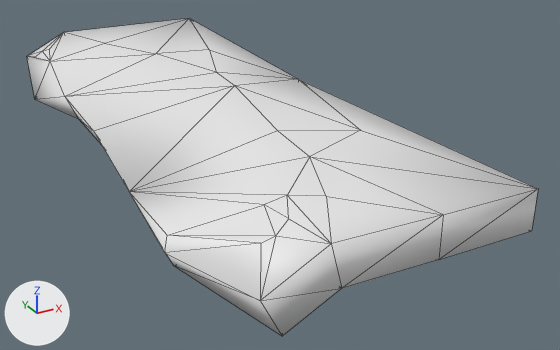
Renders of the FBX model RobocalypseC/Assets/models/Environment/level1/models/bossLandIntro/bossLandIntro.fbx from each side of a commit.
Rendered twice from a camera (50 mm lens) standing at (519.2, -379.2, 31.7) and looking at (600.6, -231.1, -42.3). Lighting does not change. The marker at lower left points along +X, +Y and +Z. Mesh edges are drawn as thin lines.

The scene before the commit, as lines of its bpy script (objects in view):
```python
me_plane_005 = bpy.data.meshes.new('Plane.005')
me_plane_005.from_pydata(...)  # 62 vertices, 120 faces; spans x 555.0..617.0, y -294.0..-138.0, z -38.0..-21.0
me_plane_005.materials.append(mat_station)  # its picture is missing
ob_plane_005 = bpy.data.objects.new('Plane.005', me_plane_005)
ob_plane_005.location = (0.0, 0.0, 0.0)
```
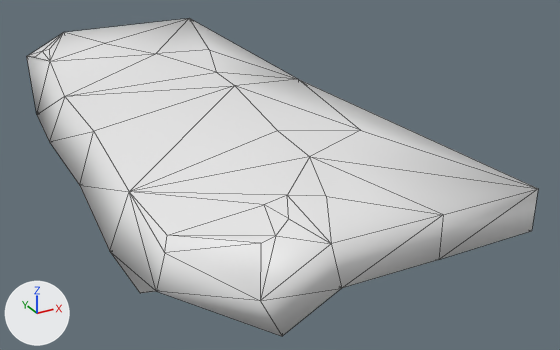
The change, as JSON lines over the scene's bpy script:
```json
{"block": "me_plane_005", "where": "me_plane_005.from_pydata(...)  # 62 vertices, 120 faces; spans x 555.0..617.0, y -294.0..-138.0, z -38.0..-21.0"}
{"block": "me_plane_005", "where": "# used by ob_plane_005; location = (0.0, 0.0, 0.0)"}
{"block": "me_plane_005", "change": "me_plane_005 part 1"}
{"op": "set", "path": "me_plane_005.vertices[0].co", "old": "(558.0, -169.0, -35.0)", "new": "(558.0, -169.0, -39.0)", "note": "pixel (34, 99) -> pixel (36, 114)"}
{"op": "set", "path": "me_plane_005.vertices[15].co", "old": "(562.0, -201.0, -31.0)", "new": "(554.0, -202.0, -35.0)", "note": "pixel (78, 118) -> pixel (49, 141)"}
{"op": "set", "path": "me_plane_005.vertices[29].co", "old": "(557.0, -276.0, -32.0)", "new": "(553.0, -276.0, -36.0)", "note": "pixel (173, 265) -> pixel (156, 291)"}
{"op": "set", "path": "me_plane_005.vertices[54].co", "old": "(561.0, -232.0, -30.0)", "new": "(553.0, -232.0, -34.0)", "note": "not seen -> pixel (79, 185)"}
{"op": "set", "path": "me_plane_005.vertices[56].co", "old": "(582.0, -259.0, -32.0)", "new": "(551.0, -259.0, -36.0)", "note": "not seen -> pixel (109, 251)"}
{"op": "set", "path": "me_plane_005.vertices[57].co", "old": "(559.0, -273.0, -33.0)", "new": "(552.0, -273.0, -37.0)", "note": "not seen -> pixel (140, 293)"}
```

Boxes [x1, y1, x2, y2] around the edits, measured in the pictures (560 x 350 px; the box of a moved part takes in the faces that stretch with it):
```json
{"part": 1, "of": "me_plane_005", "change": "moved or reshaped", "before": [27, 57, 281, 335], "after": [27, 57, 281, 336]}
```
